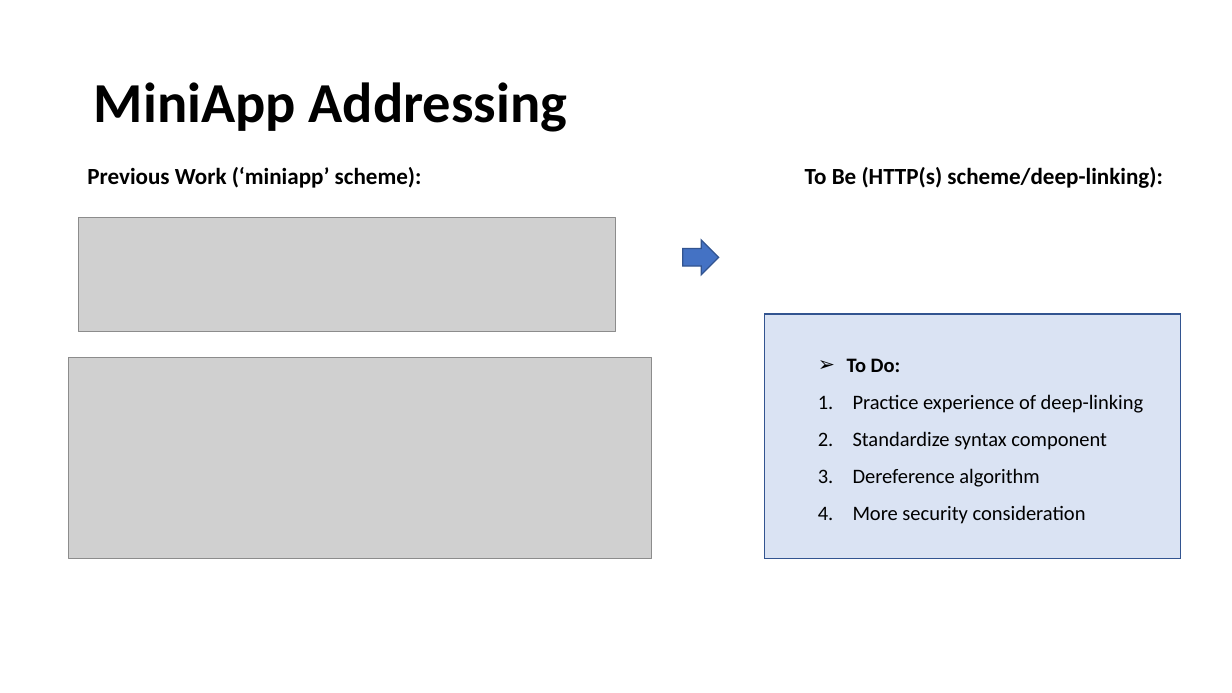
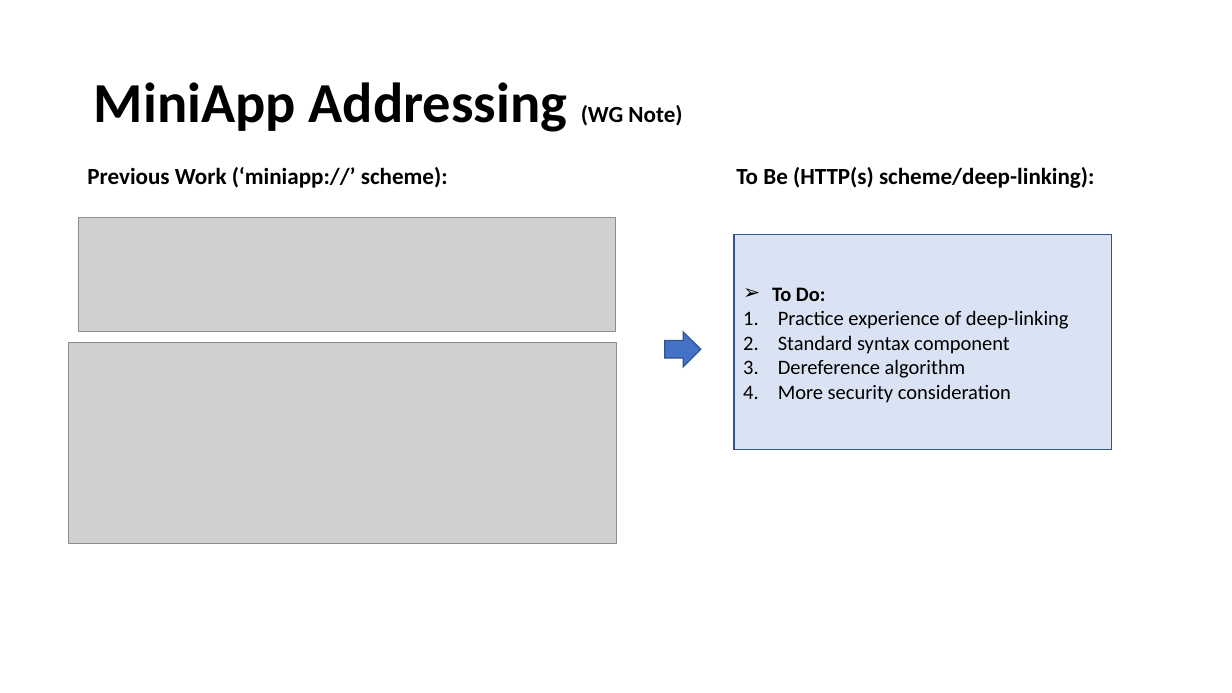
Before and after one commit to w3c/miniapp-docs, a slide deck: slide 5 of ac2021/CG-work.pptx. Drawn at 1232x693 pixels with LibreOffice and Linux fonts; fonts in the diff are those of the drawing; grey boxes stand for pictures. Boxes give left, top, right and bottom in pixels: in the first picture for what was removed or moved away, otherwise in the second. Text is boxed around its words. In the diff, an @@ line names an element or a change of style, - is before the commit and + after.

```diff
--- a/ac2021/CG-work.pptx
+++ b/ac2021/CG-work.pptx
@@ title at (94, 82, 682, 132): text changed @@
-MiniApp Addressing
+MiniApp Addressing (WG Note)
@@ text at (87, 167, 448, 188): text changed @@
-Previous Work (‘miniapp’ scheme):
+Previous Work (‘miniapp://’ scheme):
@@ text "To Be (HTTP(s) scheme/deep-linking):": place and size @@
-text "To Be (HTTP(s) scheme/deep-linking):" at (805, 167, 1162, 188)
+text "To Be (HTTP(s) scheme/deep-linking):" at (736, 167, 1094, 188)
@@ rectangle "To Do:": place and size @@
-rectangle "To Do:" at (847, 358, 1144, 524)
+rectangle "To Do:" at (734, 235, 1111, 449)
@@ rectangle "To Do:" at (734, 235, 1111, 449): vertical alignment top to middle; fill none to #DAE3F3; outline none to #325491 1 pt @@
@@ text in rectangle at (772, 287, 1069, 403): line spacing 1.5 to 1 @@
@@ rectangle removed at (765, 314, 1181, 559) @@
@@ picture: place and size @@
-picture at (69, 358, 653, 559)
+picture at (69, 342, 616, 543)
@@ right arrow: place and size @@
-right arrow at (683, 240, 719, 275)
+right arrow at (665, 332, 701, 367)
@@ text in rectangle at (778, 335, 1010, 354): text changed @@
-2. Standardize syntax component
+2. Standard syntax component
```
Also in this commit, not shown: 3 other slides changed.
